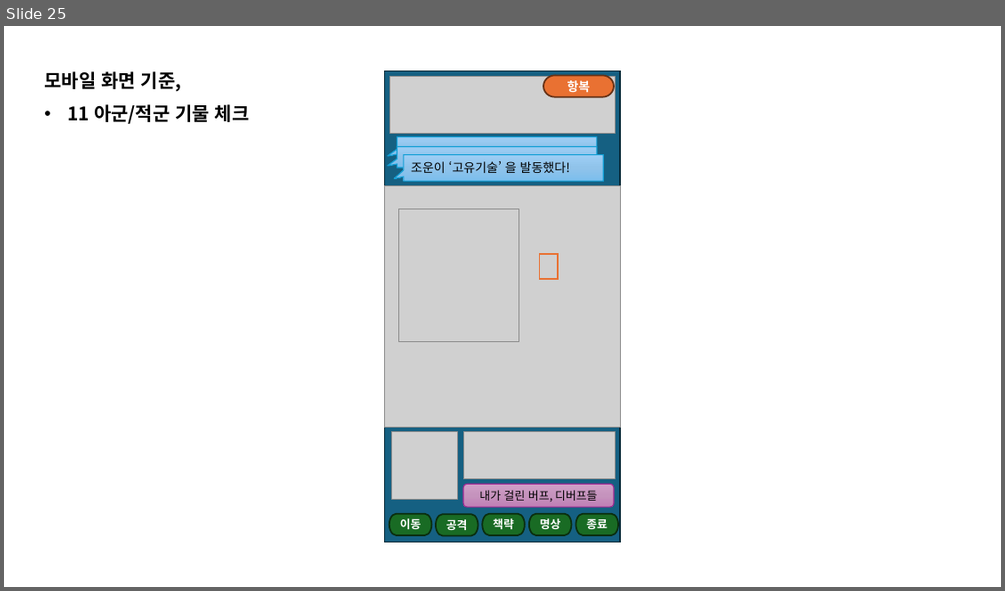
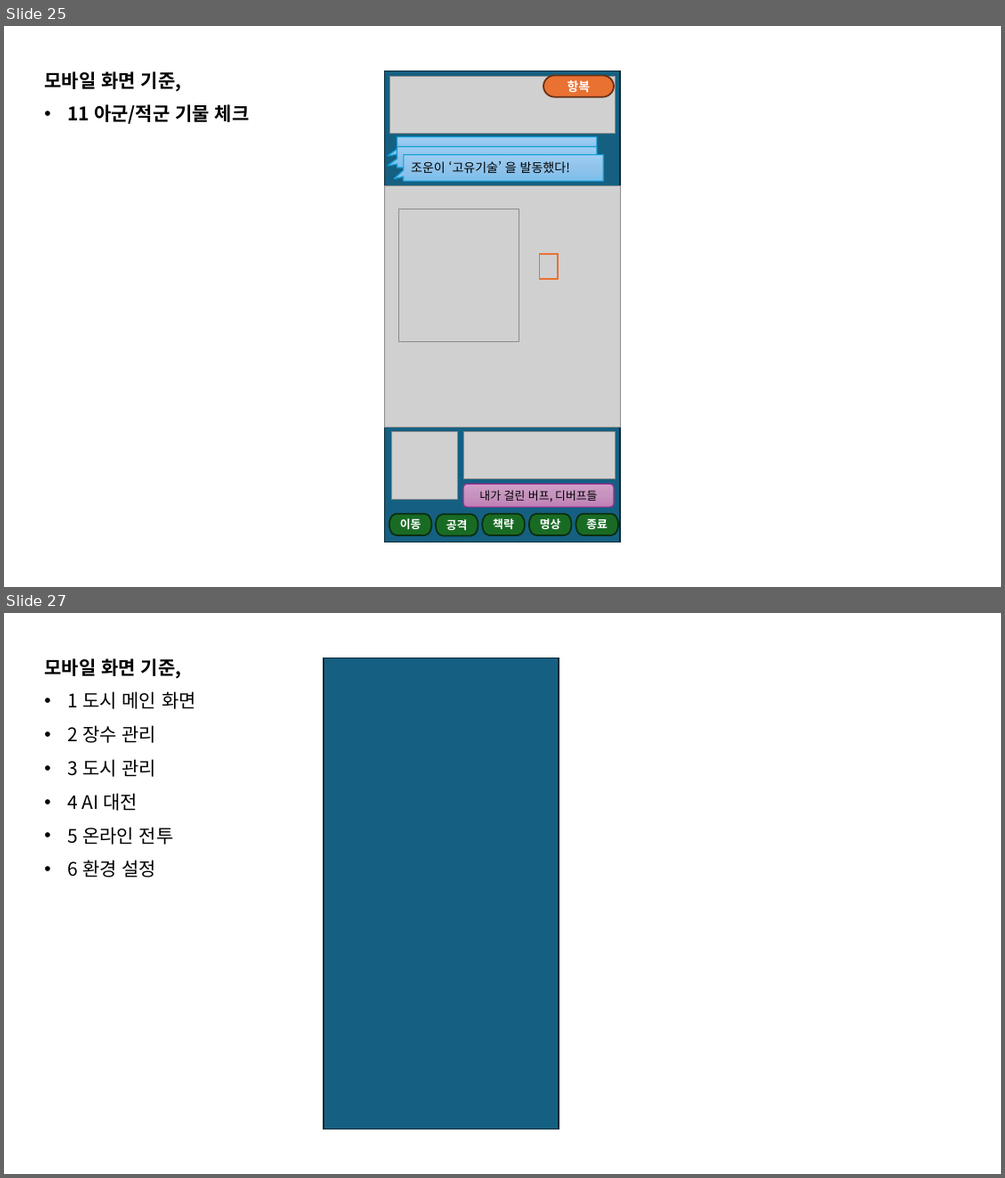
Before and after one commit to sanolamian12/SamChess, a slide deck: docs/삼국 약식 체스.pptx. Shown one above the other, each under a label of ours: slide 25 before the commit, slides 25 and 27 after it; the slides between them are not shown. The pictures are 1005x591 and 1005x1178 pixels, drawn with LibreOffice and Linux fonts; fonts in the diff are those of the drawing; grey boxes stand for pictures. Boxes give left, top, right and bottom in pixels: in the first picture for what was removed or moved away, otherwise in the second. Text is boxed around its words. In the diff, an @@ line names an element or a change of style, - is before the commit and + after.

```diff
--- a/docs/삼국 약식 체스.pptx
+++ b/docs/삼국 약식 체스.pptx
@@ slide 27 added at (4, 613, 1001, 1174), background #FFFFFF @@
@@ text added at (44, 658, 196, 877), 18 pt, text #000000 @@
+모바일 화면 기준,
+• 1 도시 메인 화면
+• 2 장수 관리
+• 3 도시 관리
+• 4 AI 대전
+• 5 온라인 전투
+• 6 환경 설정
@@ rectangle added at (324, 657, 558, 1129), fill #156082, outline #092A39 1.5 pt @@
```
Also in this commit, not shown: 1 other slide added, 5 other files.
